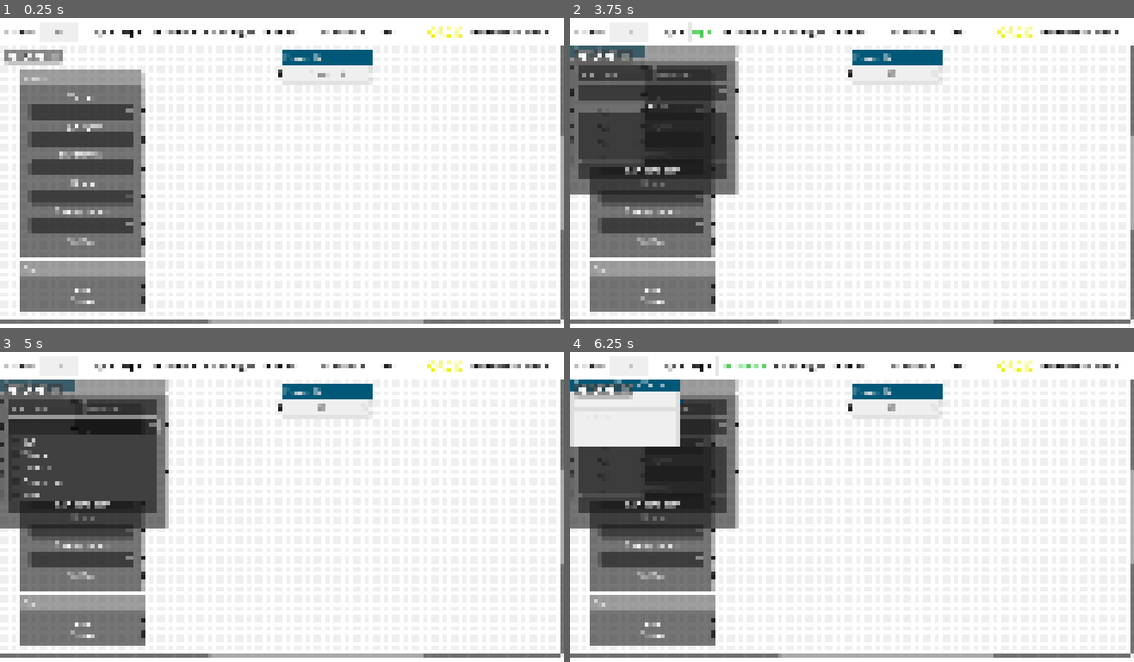
Above: before the commit, frames 1-4 (two rows, left to right).
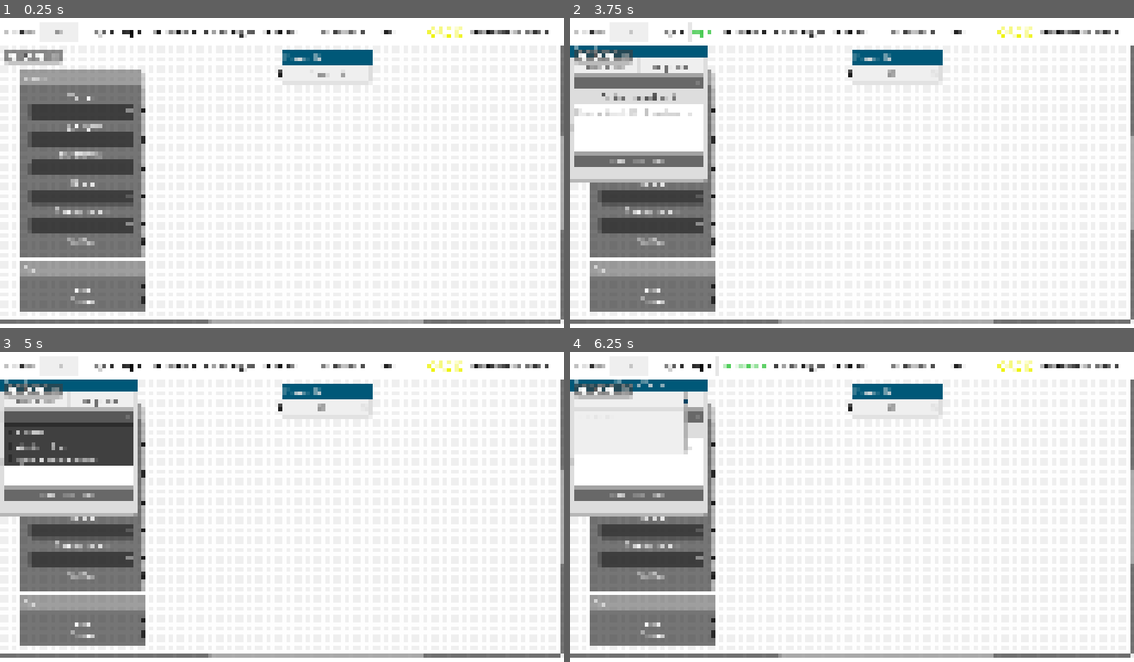
Above: after the commit, the same moments.

Repository: sciple/metadata-app
Game: Godot game, scene res://main.tscn
Same seed, same stepped clock (60 frames per second), same inputs: the game is played once before the commit and once after it.
Inputs (mouse positions are in pixels of both pictures, inside the frame that each line leads up to; where the layout moved, square brackets give the same spot in the first picture):
- Up to frame 1 (0.25 s): no input
- Up to frame 2 (3.75 s): click (626, 30) at 0.52 s; type "12" at 0.6 s; click (897, 73) at 0.75 s; type "12" at 0.83 s; click "Cage +" at 1.25 s; click (609, 67) at 2.02 s; type "12" at 2.1 s; click (609, 95) at 2.25 s; type "12" at 2.33 s; click (609, 111) at 2.48 s; type "12" at 2.57 s; click (609, 126) at 2.77 s; type "12" at 2.85 s; click (609, 142) at 3 s; type "12" at 3.08 s; click (609, 160) at 3.23 s; type "12" at 3.32 s; click "Exp +" at 3.5 s
- Up to frame 3 (5 s): click (67, 417) [84, 426] at 4.25 s
- Up to frame 4 (6.25 s): click "Raw data path" at 5 s; click "Treatment +" at 5.75 s

The runs differ from the first frame. In frame 2, 14% of the frame differs, in the area x 0-30%, y 8-57%; in frame 3, 11%; in frame 4, 9.8%.

Commit message:
email button and UI for experiment

Diff:
--- /dev/null
+++ b/experiment_plus/experiment_plus.tscn
@@ -0,0 +1,123 @@
+[gd_scene load_steps=4 format=3 uid="uid://nkdn7ujn3iv2"]
+
+[ext_resource type="PackedScene" uid="uid://bnr0tg0ideh1y" path="res://node_element/node_element.tscn" id="1_wfbhc"]
+[ext_resource type="PackedScene" uid="uid://ca56vxmr4iw6d" path="res://node_element/one_line_field.tscn" id="2_nwgkf"]
+[ext_resource type="Script" path="res://experiment_plus/find_raw_data.gd" id="3_yub4b"]
+
+[node name="experiment_plus" instance=ExtResource("1_wfbhc")]
+offset_right = 279.0
+offset_bottom = 279.0
+title = "Experiment"
+slot/0/left_enabled = false
+slot/0/left_type = 0
+slot/0/left_color = Color(1, 1, 1, 1)
+slot/0/left_icon = null
+slot/0/right_enabled = false
+slot/0/right_type = 0
+slot/0/right_color = Color(1, 1, 1, 1)
+slot/0/right_icon = null
+slot/0/draw_stylebox = true
+slot/1/left_enabled = false
+slot/1/left_type = 0
+slot/1/left_color = Color(1, 1, 1, 1)
+slot/1/left_icon = null
+slot/1/right_enabled = false
+slot/1/right_type = 0
+slot/1/right_color = Color(1, 1, 1, 1)
+slot/1/right_icon = null
+slot/1/draw_stylebox = true
+slot/2/left_enabled = false
+slot/2/left_type = 0
+slot/2/left_color = Color(1, 1, 1, 1)
+slot/2/left_icon = null
+slot/2/right_enabled = false
+slot/2/right_type = 0
+slot/2/right_color = Color(1, 1, 1, 1)
+slot/2/right_icon = null
+slot/2/draw_stylebox = true
+slot/3/left_enabled = true
+slot/3/left_type = 0
+slot/3/left_color = Color(0.133333, 0.133333, 0.133333, 1)
+slot/3/left_icon = null
+slot/3/right_enabled = false
+slot/3/right_type = 0
+slot/3/right_color = Color(1, 1, 1, 1)
+slot/3/right_icon = null
+slot/3/draw_stylebox = true
+slot/4/left_enabled = false
+slot/4/left_type = 0
+slot/4/left_color = Color(1, 1, 1, 1)
+slot/4/left_icon = null
+slot/4/right_enabled = false
+slot/4/right_type = 0
+slot/4/right_color = Color(1, 1, 1, 1)
+slot/4/right_icon = null
+slot/4/draw_stylebox = true
+slot/5/left_enabled = false
+slot/5/left_type = 0
+slot/5/left_color = Color(1, 1, 1, 1)
+slot/5/left_icon = null
+slot/5/right_enabled = false
+slot/5/right_type = 0
+slot/5/right_color = Color(1, 1, 1, 1)
+slot/5/right_icon = null
+slot/5/draw_stylebox = true
+
+[node name="HBoxContainer" type="HBoxContainer" parent="." index="1"]
+layout_mode = 2
+size_flags_vertical = 4
+
+[node name="start_date" parent="HBoxContainer" index="0" instance=ExtResource("2_nwgkf")]
+layout_mode = 2
+size_flags_horizontal = 3
+size_flags_vertical = 4
+placeholder_text = "start date"
+
+[node name="stop_date" parent="HBoxContainer" index="1" instance=ExtResource("2_nwgkf")]
+layout_mode = 2
+size_flags_horizontal = 3
+size_flags_vertical = 4
+placeholder_text = "stop date"
+
+[node name="OptionButton" type="OptionButton" parent="." index="2"]
+layout_mode = 2
+item_count = 3
+popup/item_0/text = "Y maze"
+popup/item_0/id = 0
+popup/item_1/text = "Western Blot"
+popup/item_1/id = 1
+popup/item_2/text = "Spontaneous Behavior"
+popup/item_2/id = 2
+
+[node name="Label" type="Label" parent="." index="3"]
+modulate = Color(0.259294, 0.259294, 0.259294, 1)
+layout_mode = 2
+text = "Custom experiment"
+horizontal_alignment = 1
+
+[node name="TextEdit" type="TextEdit" parent="." index="4"]
+custom_minimum_size = Vector2(0, 100)
+layout_mode = 2
+theme_override_colors/background_color = Color(1, 1, 1, 1)
+theme_override_colors/font_color = Color(0.133333, 0.133333, 0.133333, 1)
+theme_override_colors/font_placeholder_color = Color(0.733333, 0.733333, 0.733333, 1)
+placeholder_text = "Description, SOP ID, protocol ..."
+
+[node name="find_raw_data" type="Button" parent="." index="5"]
+layout_mode = 2
+text = "Raw data path"
+script = ExtResource("3_yub4b")
+
+[node name="raw_data_path" type="Label" parent="." index="6"]
+layout_mode = 2
+vertical_alignment = 1
+
+[node name="FileDialog" type="FileDialog" parent="." index="7"]
+title = "Open a File"
+ok_button_text = "Open"
+file_mode = 0
+access = 2
+use_native_dialog = true
+
+[connection signal="pressed" from="find_raw_data" to="find_raw_data" method="_on_pressed"]
+[connection signal="file_selected" from="FileDialog" to="find_raw_data" method="_on_file_dialog_file_selected"]
--- /dev/null
+++ b/experiment_plus/find_raw_data.gd
@@ -0,0 +1,12 @@
+extends Button
+
+var parent
+
+func _ready():
+	parent = (get_parent())
+
+func _on_pressed():
+	parent.get_node("FileDialog").visible=true
+
+func _on_file_dialog_file_selected(path):
+	parent.get_node("raw_data_path").text = path
--- a/global.gd
+++ b/global.gd
@@ -14,7 +14,8 @@
 var cages = {}
 
 var cage_node = load("res://cage_plus/cage_plus.tscn")
-var experiment_node = load("res://experiment/experiment.tscn")
+#var experiment_node = load("res://experiment/experiment.tscn")
+var experiment_node = load("res://experiment_plus/experiment_plus.tscn")
 var parent_node = load("res://cage/parent_cage.tscn")
 #var health_node = load("res://health/health.tscn")
 var health_node = load("res://health_plus/health_plus.tscn")
--- a/health_plus/health_plus.tscn
+++ b/health_plus/health_plus.tscn
@@ -1,6 +1,13 @@
-[gd_scene load_steps=2 format=3 uid="uid://ql7xn8mjuf5i"]
+[gd_scene load_steps=3 format=3 uid="uid://ql7xn8mjuf5i"]
 
 [ext_resource type="PackedScene" uid="uid://bnr0tg0ideh1y" path="res://node_element/node_element.tscn" id="1_xbn3q"]
+
+[sub_resource type="GDScript" id="GDScript_03bs6"]
+script/source = "extends Button
+
+func _on_pressed():
+	OS.shell_open(\"mailto:email_address_here?to=email_address_here&body=AAA&subject=BBB\")
+"
 
 [node name="health_plus" instance=ExtResource("1_xbn3q")]
 offset_right = 205.0
@@ -53,3 +60,6 @@
 [node name="mail_button" type="Button" parent="." index="3"]
 layout_mode = 2
 text = "Send e-mail"
+script = SubResource("GDScript_03bs6")
+
+[connection signal="pressed" from="mail_button" to="mail_button" method="_on_pressed"]
--- a/project/project.tscn
+++ b/project/project.tscn
@@ -10,8 +10,8 @@
 slot/0/left_type = 0
 slot/0/left_color = Color(0.133333, 0.133333, 0.133333, 1)
 slot/0/left_icon = null
-slot/0/right_enabled = true
-slot/0/right_type = 0
+slot/0/right_enabled = false
+slot/0/right_type = 3
 slot/0/right_color = Color(1, 1, 1, 1)
 slot/0/right_icon = null
 slot/0/draw_stylebox = true
--- a/treatment/treatment.tscn
+++ b/treatment/treatment.tscn
@@ -7,8 +7,8 @@
 bg_color = Color(0.937255, 0.937255, 0.937255, 1)
 
 [node name="treatment" groups=["treatment"] instance=ExtResource("1_nvefy")]
-offset_right = 226.0
-offset_bottom = 139.0
+offset_right = 236.0
+offset_bottom = 154.0
 resizable = true
 title = "Treatment/Group/Factor"
 slot/0/left_enabled = false
@@ -34,8 +34,9 @@
 layout_mode = 2
 
 [node name="TextEdit" type="TextEdit" parent="." index="2"]
+custom_minimum_size = Vector2(0, 90)
 layout_mode = 2
-size_flags_vertical = 3
+size_flags_vertical = 0
 theme_override_colors/font_color = Color(0, 0, 0, 1)
 theme_override_styles/normal = SubResource("StyleBoxFlat_2uyqt")
 placeholder_text = "comments"
